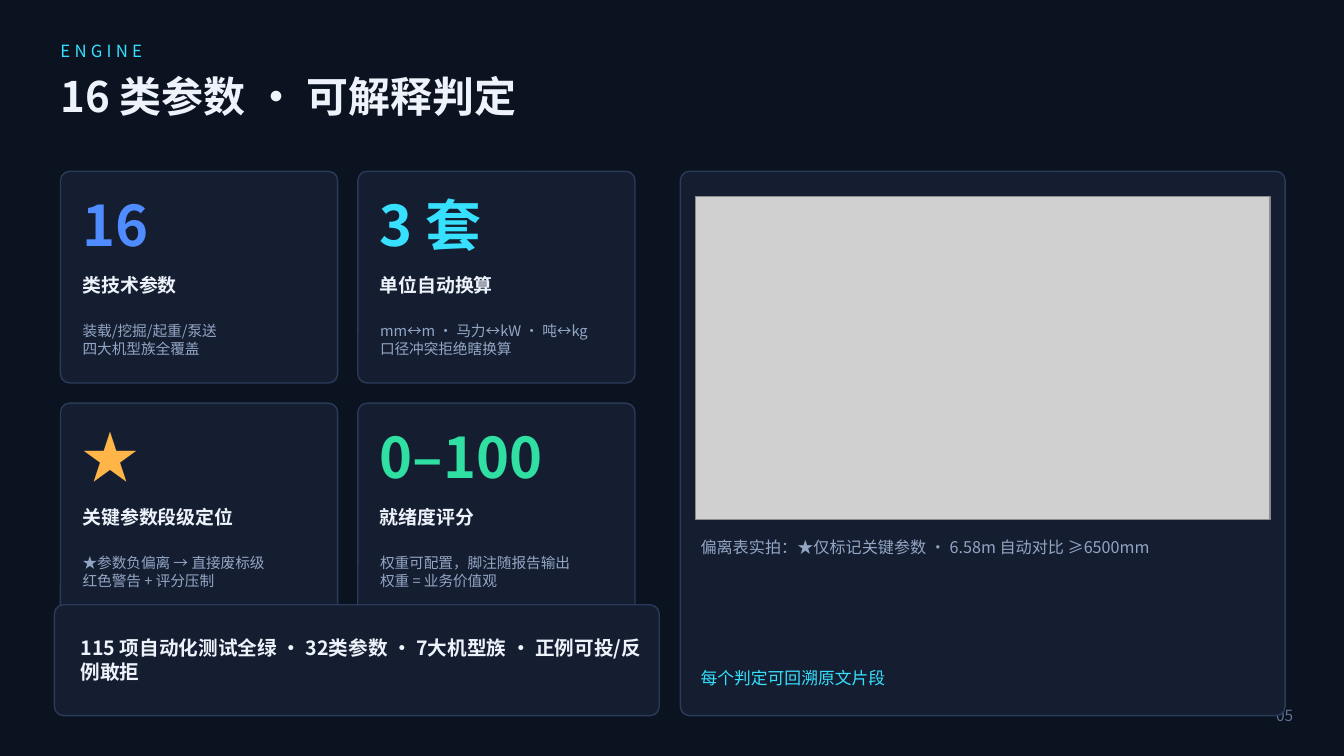
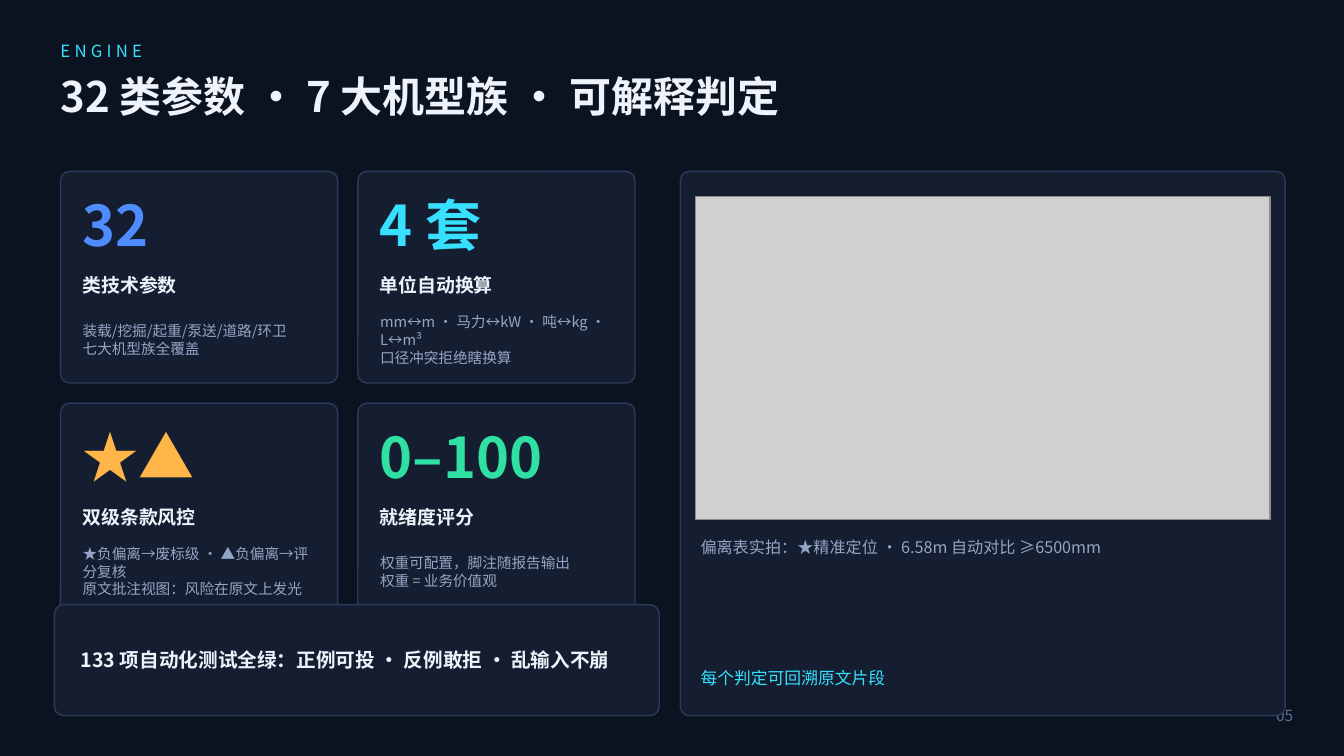
Before and after one commit to azzb66223944qq/bidpilot, a slide deck: slide 6 of docs/Roadshow-Deck-BidPilot.pptx. Drawn at 1344x756 pixels with LibreOffice and Linux fonts; fonts in the diff are those of the drawing; grey boxes stand for pictures. Boxes give left, top, right and bottom in pixels: in the first picture for what was removed or moved away, otherwise in the second. Text is boxed around its words. In the diff, an @@ line names an element or a change of style, - is before the commit and + after.

```diff
--- a/docs/Roadshow-Deck-BidPilot.pptx
+++ b/docs/Roadshow-Deck-BidPilot.pptx
@@ text at (60,76,780,116): text changed @@
-16 类参数 · 可解释判定
+32 类参数 · 7 大机型族 · 可解释判定
@@ text at (83,204,149,247): text changed @@
-16
+32
@@ text at (380,198,482,251): text changed @@
-3 套
+4 套
@@ text at (83,323,287,355): text changed @@
-装载/挖掘/起重/泵送
-四大机型族全覆盖
+装载/挖掘/起重/泵送/道路/环卫
+七大机型族全覆盖
@@ text at (380,315,587,345): text changed @@
-mm↔m · 马力↔kW · 吨↔kg
+mm↔m · 马力↔kW · 吨↔kg · L↔m³
@@ text at (83,418,315,494): text changed @@
-★
+★▲
@@ text at (83,508,196,526): text changed @@
-关键参数段级定位
+双级条款风控
@@ text at (701,539,1101,554): text changed @@
-偏离表实拍：★仅标记关键参数 · 6.58m 自动对比 ≥6500mm
+偏离表实拍：★精准定位 · 6.58m 自动对比 ≥6500mm
@@ text at (83,546,309,595): text changed @@
-★参数负偏离 → 直接废标级
-红色警告 + 评分压制
+★负偏离→废标级 · ▲负偏离→评分复核
+原文批注视图：风险在原文上发光
@@ text at (81,650,609,669): text changed @@
-115 项自动化测试全绿 · 32类参数 · 7大机型族 · 正例可投/反例敢拒
+133 项自动化测试全绿：正例可投 · 反例敢拒 · 乱输入不崩
```
Also in this commit, not shown: 9 other slides changed, 22 other files.
